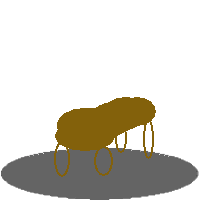
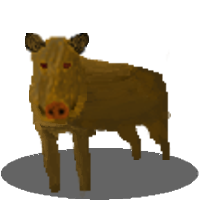
Layered file, before and after one edit (200x200). Changes by layer:
removed layer "Paint Layer 2" over [29, 64, 128, 198]
removed layer "Paint Layer 1" over [25, 33, 171, 198]
removed layer "Paint Layer 3" over [29, 64, 171, 198]
added layer "Paint Layer 6" above "Paint Layer 5" over [25, 33, 128, 192]
added layer "Paint Layer 5" above "Paint Layer 4" over [25, 33, 171, 192]
added layer "Paint Layer 4" above "Background" over [29, 64, 128, 198]
painted on "Background" (1st of 2) over [25, 33, 171, 198]
